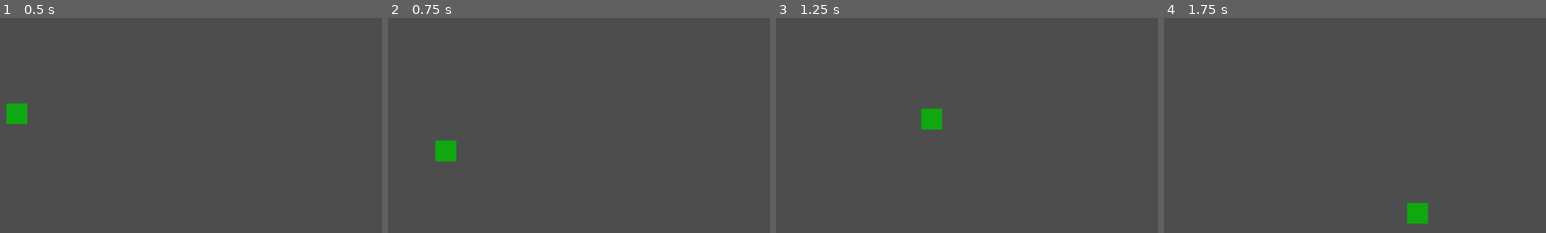
Above: before the commit, frames 1-4 (left to right).
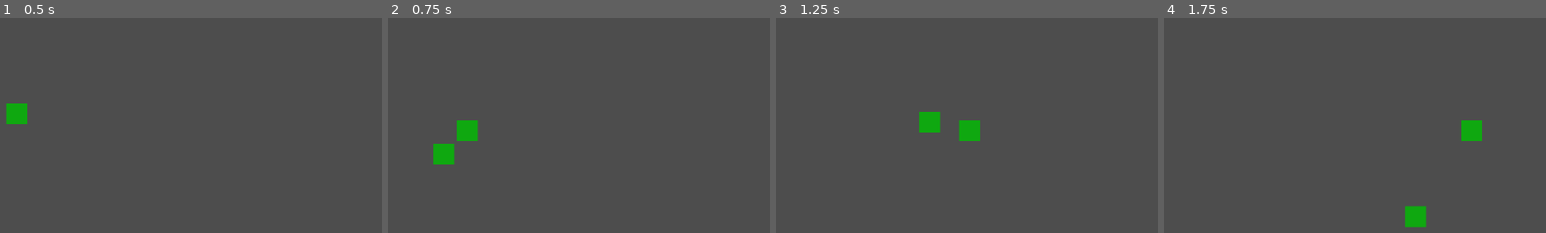
Above: after the commit, the same moments.

Repository: E-Be/GMTK_GJ2024
Game: Godot game, scene res://scenes/world.tscn
Two runs of this game, one before a commit and one after it. Both use one fixed random seed, a clock stepped at 60 frames per second and the inputs below.
Inputs (mouse positions are in pixels of both pictures, inside the frame that each line leads up to):
- Up to frame 1 (0.5 s): no input
- Up to frame 2 (0.75 s): move the mouse to (563, 45) at 0.52 s; hold D (move_right) from 0.53 s (still down); hold Right mouse button (shoot_minus) from 0.53 s (still down)
- Up to frame 3 (1.25 s): keep holding D (move_right); keep holding Right mouse button (shoot_minus); tap Space (jump) at 0.77 s; click (951, 45) at 0.8 s
- Up to frame 4 (1.75 s): keep holding D (move_right); move the mouse to (outside the picture) at 1.27 s; release Right mouse button (shoot_minus) at 1.28 s; click (outside the picture) at 1.35 s; tap Space (jump) at 1.52 s; tap S (look_down, bound only after the commit) at 1.55 s

Frame 1 is identical in both runs. In frame 2, 0.8% of the frame differs, in the area x 11-24%, y 47-69%; in frame 3, 0.8%; in frame 4, 0.8%.

Commit message:
Fixed projectile direction

Diff:
--- a/project.godot
+++ b/project.godot
@@ -34,7 +34,6 @@
 jump={
 "deadzone": 0.5,
 "events": [Object(InputEventKey,"resource_local_to_scene":false,"resource_name":"","device":-1,"window_id":0,"alt_pressed":false,"shift_pressed":false,"ctrl_pressed":false,"meta_pressed":false,"pressed":false,"keycode":0,"physical_keycode":32,"key_label":0,"unicode":32,"echo":false,"script":null)
-, Object(InputEventKey,"resource_local_to_scene":false,"resource_name":"","device":-1,"window_id":0,"alt_pressed":false,"shift_pressed":false,"ctrl_pressed":false,"meta_pressed":false,"pressed":false,"keycode":0,"physical_keycode":4194320,"key_label":0,"unicode":0,"echo":false,"script":null)
 , Object(InputEventJoypadButton,"resource_local_to_scene":false,"resource_name":"","device":-1,"button_index":0,"pressure":0.0,"pressed":false,"script":null)
 ]
 }
@@ -50,6 +49,20 @@
 , Object(InputEventJoypadButton,"resource_local_to_scene":false,"resource_name":"","device":-1,"button_index":9,"pressure":0.0,"pressed":false,"script":null)
 ]
 }
+look_up={
+"deadzone": 0.5,
+"events": [Object(InputEventKey,"resource_local_to_scene":false,"resource_name":"","device":-1,"window_id":0,"alt_pressed":false,"shift_pressed":false,"ctrl_pressed":false,"meta_pressed":false,"pressed":false,"keycode":0,"physical_keycode":87,"key_label":0,"unicode":122,"echo":false,"script":null)
+, Object(InputEventKey,"resource_local_to_scene":false,"resource_name":"","device":-1,"window_id":0,"alt_pressed":false,"shift_pressed":false,"ctrl_pressed":false,"meta_pressed":false,"pressed":false,"keycode":0,"physical_keycode":4194320,"key_label":0,"unicode":0,"echo":false,"script":null)
+, Object(InputEventJoypadMotion,"resource_local_to_scene":false,"resource_name":"","device":-1,"axis":1,"axis_value":-1.0,"script":null)
+]
+}
+look_down={
+"deadzone": 0.5,
+"events": [Object(InputEventKey,"resource_local_to_scene":false,"resource_name":"","device":-1,"window_id":0,"alt_pressed":false,"shift_pressed":false,"ctrl_pressed":false,"meta_pressed":false,"pressed":false,"keycode":0,"physical_keycode":83,"key_label":0,"unicode":115,"echo":false,"script":null)
+, Object(InputEventKey,"resource_local_to_scene":false,"resource_name":"","device":-1,"window_id":0,"alt_pressed":false,"shift_pressed":false,"ctrl_pressed":false,"meta_pressed":false,"pressed":false,"keycode":0,"physical_keycode":4194322,"key_label":0,"unicode":0,"echo":false,"script":null)
+, Object(InputEventJoypadMotion,"resource_local_to_scene":false,"resource_name":"","device":-1,"axis":1,"axis_value":1.0,"script":null)
+]
+}
 
 [rendering]
 
--- a/scenes/player.tscn
+++ b/scenes/player.tscn
@@ -5,6 +5,7 @@
 [ext_resource type="PackedScene" uid="uid://dc5i3pao7roud" path="res://scenes/weapon.tscn" id="3_og2vn"]
 
 [sub_resource type="CapsuleShape2D" id="CapsuleShape2D_g0y6j"]
+height = 20.0
 
 [node name="Player" type="CharacterBody2D" node_paths=PackedStringArray("weapon")]
 script = ExtResource("1_qa6x8")
--- a/scenes/projectile.tscn
+++ b/scenes/projectile.tscn
@@ -5,6 +5,7 @@
 [ext_resource type="Texture2D" uid="uid://cs5wfgkokec0n" path="res://sprites/player.png" id="2_iau1n"]
 
 [sub_resource type="CircleShape2D" id="CircleShape2D_ata55"]
+radius = 6.08276
 
 [sub_resource type="CircleShape2D" id="CircleShape2D_71ys3"]
 
--- a/scripts/player.gd
+++ b/scripts/player.gd
@@ -13,6 +13,7 @@
 @onready var jump_gravity: float = ((-2.0 * jumpHeigth) / (jumpTimeToPeak * jumpTimeToPeak)) * -1
 @onready var fall_gravity: float = ((-2.0 * jumpHeigth) / (jumpTimeToPeak * jumpTimeToDescent)) * -1
 
+var shootDirection: Vector2 = Vector2(1,0)
 
 func jump():
 	velocity.y = jump_velocity
@@ -33,16 +34,21 @@
 	# As good practice, you should replace UI actions with custom gameplay actions.
 	var direction = Input.get_axis("move_left", "move_right")
 	if direction:
+		shootDirection = Vector2(direction, 0)
 		velocity.x = direction * SPEED
 	else:
 		velocity.x = move_toward(velocity.x, 0, SPEED)
 
+	var directionY = Input.get_axis("look_up", "look_down")
+	if directionY:
+		shootDirection = Vector2(0, directionY)
+
 	#Shoot
 	if Input.is_action_pressed("shoot_minus"):
 		if weapon:
-			weapon.fire(Constants.StateChange.MINUS, Vector2(1,0))
+			weapon.fire(Constants.StateChange.MINUS, shootDirection)
 	if Input.is_action_pressed("shoot_plus"):
 		if weapon:
-			weapon.fire(Constants.StateChange.PLUS, Vector2(1,0))
+			weapon.fire(Constants.StateChange.PLUS, shootDirection)
 
 	move_and_slide()
--- a/scripts/projectile.gd
+++ b/scripts/projectile.gd
@@ -4,7 +4,7 @@
 @onready var timer = $Timer
 
 @export var hurtbox : Hurtbox
-@export var speed : float = 200
+@export var speed : float = 350
 
 var effect: Constants.StateChange
 var direction: Vector2
--- a/scripts/weapon.gd
+++ b/scripts/weapon.gd
@@ -32,7 +32,7 @@
 	get_tree().get_root().add_child(newProjectile)
 
 	newProjectile.direction = direction
-	newProjectile.global_position = global_position
+	newProjectile.global_position = global_position + direction * 32
 
 func on_fire_timer_timeout():
 	canFire = true
